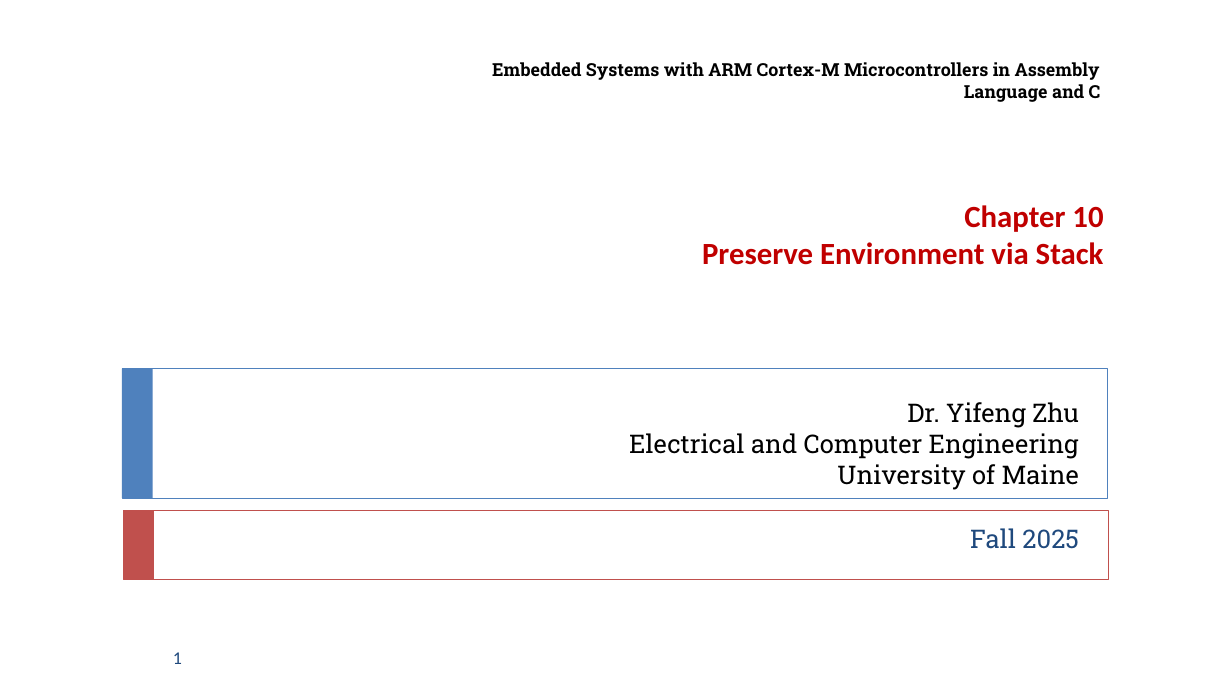
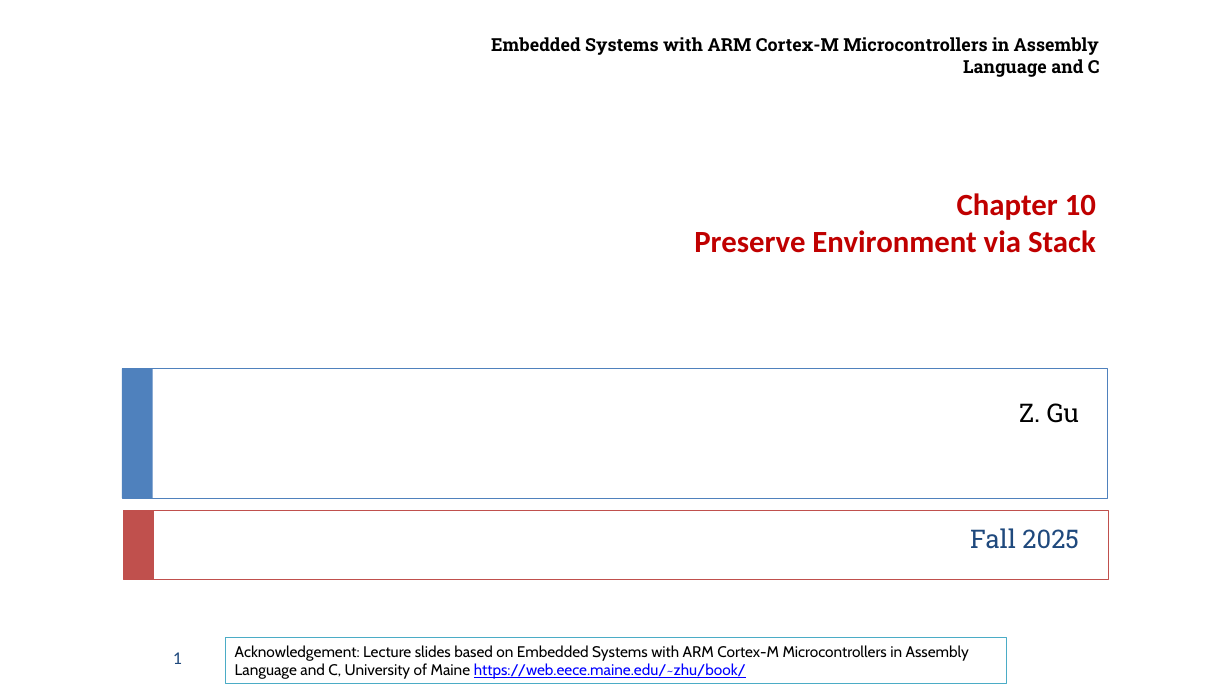
Before and after one commit to guhofstra/CSC111Fa25, a slide deck: slide 1 of PPTs/Ch8_ARM_Subroutines_2_Stack_Perserve_Environment.pptx. Drawn at 1232x693 pixels with LibreOffice and Linux fonts; fonts in the diff are those of the drawing. Boxes give left, top, right and bottom in pixels: in the first picture for what was removed or moved away, otherwise in the second. Text is boxed around its words. In the diff, an @@ line names an element or a change of style, - is before the commit and + after.

```diff
--- a/PPTs/Ch8_ARM_Subroutines_2_Stack_Perserve_Environment.pptx
+++ b/PPTs/Ch8_ARM_Subroutines_2_Stack_Perserve_Environment.pptx
@@ text "Embedded Systems with ARM Cortex-M ...": place and size @@
-text "Embedded Systems with ARM Cortex-M ..." at [492,62,1101,102]
+text "Embedded Systems with ARM Cortex-M ..." at [491,37,1100,77]
@@ text "Chapter 10": place and size @@
-text "Chapter 10" at [702,205,1104,265]
+text "Chapter 10" at [694,193,1096,253]
@@ title at [1019,403,1079,423]: text changed @@
-Dr. Yifeng Zhu
-Electrical and Computer Engineering
-University of Maine
+Z. Gu
@@ rectangle added at [226,638,1006,684], fill #FFFFFF, outline #4BACC6 0.75 pt, 12 pt, text #000000 @@
+Acknowledgement: Lecture slides based on Embedded Systems with ARM Cortex-M Microcontrollers in Assembly Language and C, University of Maine https://web.eece.maine.edu/~zhu/book/
```
Also in this commit, not shown: 20 other slides changed, 9 slides added, 13 slides removed, 45 other files.
